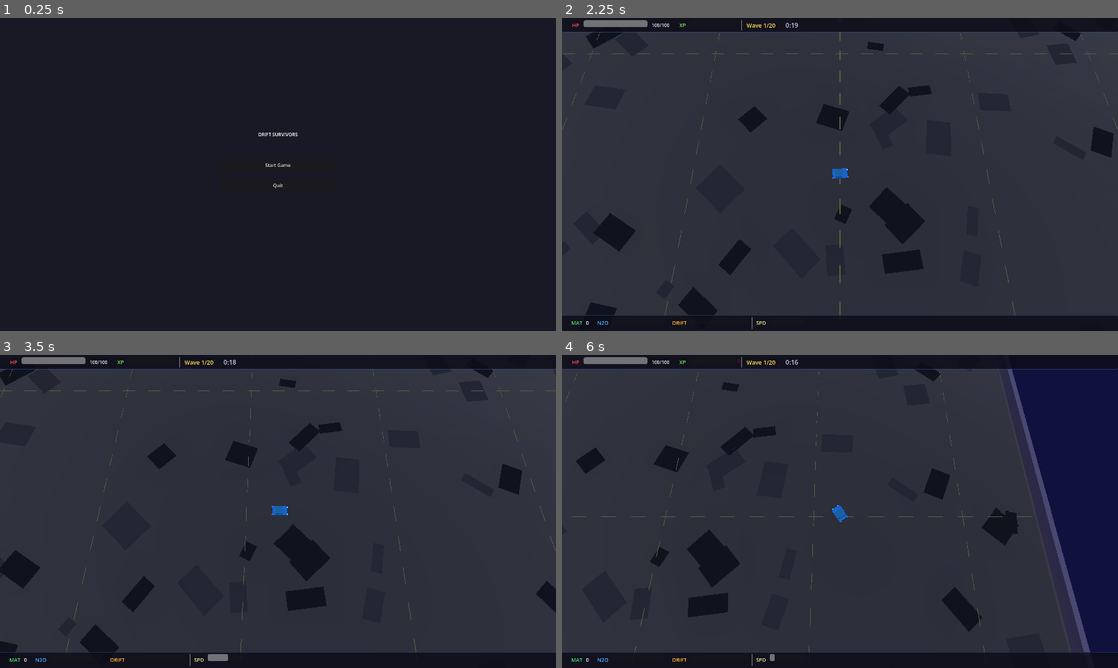
Above: before the commit, frames 1-4 (two rows, left to right).
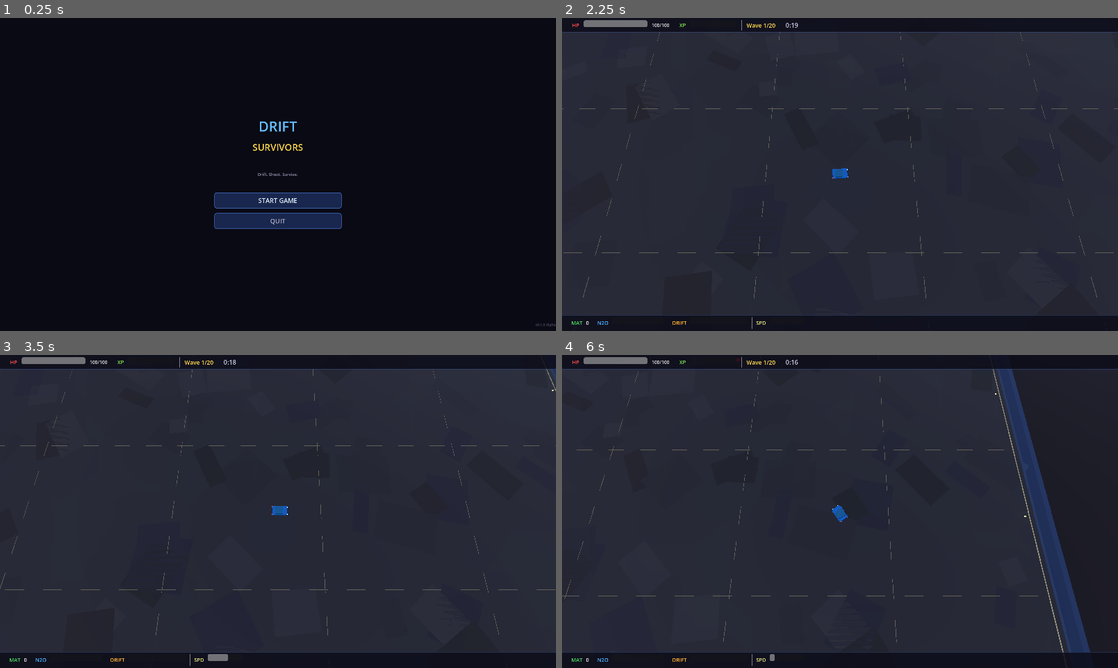
Above: after the commit, the same moments.

Repository: liuchangchangchang/drift-survivors
Game: Godot game, scene res://scenes/ui/main_menu.tscn
Two runs of this game, one before a commit and one after it. Both use one fixed random seed, a clock stepped at 60 frames per second and the inputs below.
Inputs (mouse positions are in pixels of both pictures, inside the frame that each line leads up to):
- Up to frame 1 (0.25 s): no input
- Up to frame 2 (2.25 s): click "Start Game" (after the commit: "START GAME") at 0.5 s; click "Rookie Racer" at 1.25 s; click "Auto Pistol" at 2 s
- Up to frame 3 (3.5 s): tap Enter at 2.75 s; move the mouse to (400, 495) at 2.77 s; hold D (move_right) from 2.78 s (still down); hold Shift (drift) from 2.78 s (still down); click (400, 495) at 2.92 s
- Up to frame 4 (6 s): release D (move_right) at 3.5 s; release Shift (drift) at 3.5 s; drag from (728, 527) to (812, 574) at 3.52 s; move the mouse to (895, 442) at 4.27 s; hold D (move_right) 4.28-5 s; tap Alt at 4.35 s; drag from (812, 574) to (673, 464) at 5.02 s; move the mouse to (1006, 558) at 5.77 s; hold A (move_left) from 5.78 s (still down); hold Shift (drift) from 5.78 s (still down)

The runs differ from the first frame. In frame 1, 2.7% of the frame differs, in the area x 38-100%, y 33-99%; in frame 2, 2.6%; in frame 3, 2.6%; in frame 4, 5.7%, in the area x 0-98%, y 1-96%.

Commit message:
feat: major visual overhaul for scene and UI
Scene environment:
- 3-light setup: warm key + cool fill + purple rim light
- Distance fog (subtle blue-purple haze)
- Stronger glow post-processing

Ground:
- 120 random asphalt patches (4 color tones) for texture variation
- Outer void plane extends 3x beyond arena (dark abyss)
- Solid white edge border lines inside walls
- Dashed lane markings every 30 units

Arena decorations:
- 4 glowing blue pylons at corners with point lights
- Orange ground lights along all edges (every 30 units)
- Walls glow blue (emissive barrier effect)

Enemy visuals:
- Sphere body with metallic material
- Two emissive white eyes for character
- Elite/boss enemies get glowing torus ring at base

Loot drops:
- Rotated diamond crystal shape (emissive green, metallic)
- OmniLight3D glow aura
- Floating bob + spin animation

Main menu redesign:
- Dark blue background panel
- Split title: "DRIFT" (blue) + "SURVIVORS" (gold)
- Tagline: "Drift. Shoot. Survive."
- Styled buttons with blue border, hover glow effect
- Version label

HUD (no structural change, already styled)

Co-Authored-By: Claude Opus 4.6 (1M context) <noreply@anthropic.com>

Diff:
--- a/scenes/ui/main_menu.tscn
+++ b/scenes/ui/main_menu.tscn
@@ -1,6 +1,41 @@
-[gd_scene load_steps=2 format=3 uid="uid://placeholder_main_menu"]
+[gd_scene load_steps=5 format=3 uid="uid://placeholder_main_menu"]
 
 [ext_resource type="Script" path="res://src/ui/main_menu_ui.gd" id="1"]
+
+[sub_resource type="StyleBoxFlat" id="bg_style"]
+bg_color = Color(0.04, 0.04, 0.08, 1)
+
+[sub_resource type="StyleBoxFlat" id="btn_normal"]
+bg_color = Color(0.1, 0.15, 0.3, 1)
+border_width_left = 2
+border_width_top = 2
+border_width_right = 2
+border_width_bottom = 2
+border_color = Color(0.3, 0.5, 0.9, 0.8)
+corner_radius_top_left = 8
+corner_radius_top_right = 8
+corner_radius_bottom_right = 8
+corner_radius_bottom_left = 8
+content_margin_left = 20.0
+content_margin_top = 12.0
+content_margin_right = 20.0
+content_margin_bottom = 12.0
+
+[sub_resource type="StyleBoxFlat" id="btn_hover"]
+bg_color = Color(0.15, 0.25, 0.5, 1)
+border_width_left = 2
+border_width_top = 2
+border_width_right = 2
+border_width_bottom = 2
+border_color = Color(0.4, 0.7, 1.0, 1)
+corner_radius_top_left = 8
+corner_radius_top_right = 8
+corner_radius_bottom_right = 8
+corner_radius_bottom_left = 8
+content_margin_left = 20.0
+content_margin_top = 12.0
+content_margin_right = 20.0
+content_margin_bottom = 12.0
 
 [node name="MainMenu" type="Control"]
 layout_mode = 3
@@ -11,12 +46,12 @@
 grow_vertical = 2
 script = ExtResource("1")
 
-[node name="ColorRect" type="ColorRect" parent="."]
+[node name="BG" type="PanelContainer" parent="."]
 layout_mode = 1
 anchors_preset = 15
 anchor_right = 1.0
 anchor_bottom = 1.0
-color = Color(0.1, 0.1, 0.15, 1)
+theme_override_styles/panel = SubResource("bg_style")
 
 [node name="VBoxContainer" type="VBoxContainer" parent="."]
 layout_mode = 1
@@ -25,29 +60,73 @@
 anchor_top = 0.5
 anchor_right = 0.5
 anchor_bottom = 0.5
-offset_left = -200.0
-offset_top = -150.0
-offset_right = 200.0
-offset_bottom = 150.0
+offset_left = -220.0
+offset_top = -200.0
+offset_right = 220.0
+offset_bottom = 200.0
 grow_horizontal = 2
 grow_vertical = 2
-theme_override_constants/separation = 20
+theme_override_constants/separation = 16
 
 [node name="Title" type="Label" parent="VBoxContainer"]
 layout_mode = 2
-text = "DRIFT SURVIVORS"
+theme_override_colors/font_color = Color(0.4, 0.75, 1.0, 1)
+theme_override_font_sizes/font_size = 48
+text = "DRIFT"
+horizontal_alignment = 1
+
+[node name="Subtitle" type="Label" parent="VBoxContainer"]
+layout_mode = 2
+theme_override_colors/font_color = Color(1, 0.85, 0.3, 1)
+theme_override_font_sizes/font_size = 32
+text = "SURVIVORS"
 horizontal_alignment = 1
 
 [node name="Spacer" type="Control" parent="VBoxContainer"]
 layout_mode = 2
 custom_minimum_size = Vector2(0, 30)
 
+[node name="Tagline" type="Label" parent="VBoxContainer"]
+layout_mode = 2
+theme_override_colors/font_color = Color(0.6, 0.6, 0.7, 1)
+theme_override_font_sizes/font_size = 14
+text = "Drift. Shoot. Survive."
+horizontal_alignment = 1
+
+[node name="Spacer2" type="Control" parent="VBoxContainer"]
+layout_mode = 2
+custom_minimum_size = Vector2(0, 20)
+
 [node name="StartButton" type="Button" parent="VBoxContainer"]
 layout_mode = 2
-custom_minimum_size = Vector2(0, 50)
-text = "Start Game"
+custom_minimum_size = Vector2(0, 55)
+theme_override_colors/font_color = Color(0.9, 0.95, 1.0, 1)
+theme_override_colors/font_hover_color = Color(1, 1, 1, 1)
+theme_override_font_sizes/font_size = 22
+theme_override_styles/normal = SubResource("btn_normal")
+theme_override_styles/hover = SubResource("btn_hover")
+text = "START GAME"
 
 [node name="QuitButton" type="Button" parent="VBoxContainer"]
 layout_mode = 2
-custom_minimum_size = Vector2(0, 50)
-text = "Quit"
+custom_minimum_size = Vector2(0, 55)
+theme_override_colors/font_color = Color(0.7, 0.7, 0.8, 1)
+theme_override_colors/font_hover_color = Color(1, 0.6, 0.6, 1)
+theme_override_font_sizes/font_size = 22
+theme_override_styles/normal = SubResource("btn_normal")
+theme_override_styles/hover = SubResource("btn_hover")
+text = "QUIT"
+
+[node name="Version" type="Label" parent="."]
+layout_mode = 1
+anchors_preset = 3
+anchor_left = 1.0
+anchor_top = 1.0
+anchor_right = 1.0
+anchor_bottom = 1.0
+offset_left = -150.0
+offset_top = -30.0
+theme_override_colors/font_color = Color(0.3, 0.3, 0.4, 1)
+theme_override_font_sizes/font_size = 12
+text = "v0.1.0 Alpha"
+horizontal_alignment = 2
--- a/src/enemies/enemy_spawner.gd
+++ b/src/enemies/enemy_spawner.gd
@@ -23,16 +23,56 @@
 	shape.radius = radius
 	collision.shape = shape
 	enemy.add_child(collision)
-	# Visual: sphere mesh
-	var visual := MeshInstance3D.new()
-	var mesh := SphereMesh.new()
-	mesh.radius = radius
-	mesh.height = radius * 2
-	visual.mesh = mesh
+	# Visual: body + eyes + glow ring
+	var vis_root := Node3D.new()
+	vis_root.name = "EnemyVisual"
+	# Main body
+	var body := MeshInstance3D.new()
+	var body_mesh := SphereMesh.new()
+	body_mesh.radius = radius
+	body_mesh.height = radius * 1.6
+	body.mesh = body_mesh
+	body.position = Vector3(0, radius * 0.8, 0)
+	var body_color := _get_color_for_type(data.type)
 	var mat := StandardMaterial3D.new()
-	mat.albedo_color = _get_color_for_type(data.type)
-	visual.material_override = mat
-	enemy.add_child(visual)
+	mat.albedo_color = body_color
+	mat.metallic = 0.3
+	mat.roughness = 0.6
+	body.material_override = mat
+	vis_root.add_child(body)
+	# Eyes (two small white spheres)
+	var eye_mat := StandardMaterial3D.new()
+	eye_mat.albedo_color = Color(1, 1, 1)
+	eye_mat.emission_enabled = true
+	eye_mat.emission = Color(1, 1, 0.8)
+	eye_mat.emission_energy_multiplier = 2.0
+	for eye_x in [-radius * 0.35, radius * 0.35]:
+		var eye := MeshInstance3D.new()
+		var eye_mesh := SphereMesh.new()
+		eye_mesh.radius = radius * 0.15
+		eye_mesh.height = radius * 0.3
+		eye.mesh = eye_mesh
+		eye.position = Vector3(eye_x, radius * 1.0, -radius * 0.7)
+		eye.material_override = eye_mat
+		vis_root.add_child(eye)
+	# Glow ring at base (for elites/bosses)
+	if data.type != "regular":
+		var ring := MeshInstance3D.new()
+		var ring_mesh := TorusMesh.new()
+		ring_mesh.inner_radius = radius * 0.8
+		ring_mesh.outer_radius = radius * 1.1
+		ring.mesh = ring_mesh
+		ring.position = Vector3(0, 0.05, 0)
+		var ring_mat := StandardMaterial3D.new()
+		ring_mat.albedo_color = body_color
+		ring_mat.emission_enabled = true
+		ring_mat.emission = body_color
+		ring_mat.emission_energy_multiplier = 3.0
+		ring_mat.transparency = BaseMaterial3D.TRANSPARENCY_ALPHA
+		ring_mat.albedo_color.a = 0.6
+		ring.material_override = ring_mat
+		vis_root.add_child(ring)
+	enemy.add_child(vis_root)
 	enemy.add_to_group("enemies")
 	add_child(enemy)
 	var spawn_pos := _get_spawn_position()
--- a/src/game/game_arena.gd
+++ b/src/game/game_arena.gd
@@ -35,94 +35,194 @@
 	_start_first_wave()
 
 func _create_environment() -> void:
-	# Main directional light
+	# Main directional light (warm sunset tone)
 	var light := DirectionalLight3D.new()
 	light.rotation_degrees = Vector3(-55, -35, 0)
-	light.light_energy = 1.0
-	light.light_color = Color(1.0, 0.95, 0.9)
+	light.light_energy = 0.9
+	light.light_color = Color(1.0, 0.92, 0.85)
 	light.shadow_enabled = true
-	light.shadow_blur = 1.5
+	light.shadow_blur = 2.0
 	add_child(light)
-	# Fill light (softer, opposite direction)
+	# Cool fill light
 	var fill := DirectionalLight3D.new()
 	fill.rotation_degrees = Vector3(-30, 145, 0)
-	fill.light_energy = 0.3
-	fill.light_color = Color(0.7, 0.8, 1.0)
+	fill.light_energy = 0.35
+	fill.light_color = Color(0.6, 0.75, 1.0)
 	fill.shadow_enabled = false
 	add_child(fill)
+	# Rim light (from below-behind for depth)
+	var rim := DirectionalLight3D.new()
+	rim.rotation_degrees = Vector3(20, 90, 0)
+	rim.light_energy = 0.15
+	rim.light_color = Color(0.8, 0.6, 1.0)
+	rim.shadow_enabled = false
+	add_child(rim)
 	# World environment
 	var env_node := WorldEnvironment.new()
 	var environment := Environment.new()
 	environment.background_mode = Environment.BG_COLOR
-	environment.background_color = Color(0.02, 0.02, 0.06)
-	environment.ambient_light_color = Color(0.25, 0.3, 0.4)
-	environment.ambient_light_energy = 0.5
+	environment.background_color = Color(0.01, 0.01, 0.04)
+	environment.ambient_light_color = Color(0.2, 0.25, 0.35)
+	environment.ambient_light_energy = 0.4
 	environment.glow_enabled = true
-	environment.glow_intensity = 0.4
-	environment.glow_bloom = 0.1
+	environment.glow_intensity = 0.6
+	environment.glow_bloom = 0.15
+	environment.glow_strength = 1.2
+	environment.fog_enabled = true
+	environment.fog_light_color = Color(0.05, 0.05, 0.12)
+	environment.fog_density = 0.003
 	env_node.environment = environment
 	add_child(env_node)
 
 func _create_ground() -> void:
-	# Ground plane - dark asphalt look
+	var center := ARENA_SIZE / 2.0
+
+	# Main ground - dark asphalt
 	var ground := MeshInstance3D.new()
 	var plane_mesh := PlaneMesh.new()
 	plane_mesh.size = Vector2(ARENA_SIZE, ARENA_SIZE)
 	ground.mesh = plane_mesh
-	ground.position = Vector3(ARENA_SIZE / 2, 0, ARENA_SIZE / 2)
-	var mat := StandardMaterial3D.new()
-	mat.albedo_color = Color(0.12, 0.13, 0.16)
-	mat.roughness = 0.95
-	mat.metallic = 0.0
-	ground.material_override = mat
+	ground.position = Vector3(center, 0, center)
+	var ground_mat := StandardMaterial3D.new()
+	ground_mat.albedo_color = Color(0.11, 0.12, 0.15)
+	ground_mat.roughness = 0.95
+	ground.material_override = ground_mat
 	add_child(ground)
-	# Road lane markings (dashed center lines)
-	var lane_mat := StandardMaterial3D.new()
-	lane_mat.albedo_color = Color(0.35, 0.35, 0.25)
-	lane_mat.shading_mode = BaseMaterial3D.SHADING_MODE_UNSHADED
-	# Horizontal lanes every 30 units
-	for lane_z in range(15, int(ARENA_SIZE), 30):
-		for dash_x in range(2, int(ARENA_SIZE) - 2, 6):
-			var dash := MeshInstance3D.new()
-			var dash_mesh := BoxMesh.new()
-			dash_mesh.size = Vector3(3.0, 0.01, 0.12)
-			dash.mesh = dash_mesh
-			dash.position = Vector3(dash_x + 1.5, 0.008, lane_z)
-			dash.material_override = lane_mat
-			add_child(dash)
-	# Vertical lanes every 30 units
-	for lane_x in range(15, int(ARENA_SIZE), 30):
-		for dash_z in range(2, int(ARENA_SIZE) - 2, 6):
-			var dash := MeshInstance3D.new()
-			var dash_mesh := BoxMesh.new()
-			dash_mesh.size = Vector3(0.12, 0.01, 3.0)
-			dash.mesh = dash_mesh
-			dash.position = Vector3(lane_x, 0.008, dash_z + 1.5)
-			dash.material_override = lane_mat
-			add_child(dash)
-	# Ground detail patches (random subtle color variation)
-	var patch_mat_dark := StandardMaterial3D.new()
-	patch_mat_dark.albedo_color = Color(0.09, 0.10, 0.13)
-	patch_mat_dark.shading_mode = BaseMaterial3D.SHADING_MODE_UNSHADED
-	var patch_mat_light := StandardMaterial3D.new()
-	patch_mat_light.albedo_color = Color(0.15, 0.16, 0.20)
-	patch_mat_light.shading_mode = BaseMaterial3D.SHADING_MODE_UNSHADED
+
+	# Outer void plane (extends beyond arena, darker)
+	var void_plane := MeshInstance3D.new()
+	var void_mesh := PlaneMesh.new()
+	void_mesh.size = Vector2(ARENA_SIZE * 3, ARENA_SIZE * 3)
+	void_plane.mesh = void_mesh
+	void_plane.position = Vector3(center, -0.05, center)
+	var void_mat := StandardMaterial3D.new()
+	void_mat.albedo_color = Color(0.03, 0.03, 0.06)
+	void_mat.roughness = 1.0
+	void_plane.material_override = void_mat
+	add_child(void_plane)
+
 	var rng := RandomNumberGenerator.new()
 	rng.seed = 42
-	for _i in 80:
+
+	# --- Asphalt texture patches (color variation) ---
+	var patch_colors := [
+		Color(0.08, 0.09, 0.11),
+		Color(0.10, 0.11, 0.14),
+		Color(0.13, 0.14, 0.17),
+		Color(0.09, 0.10, 0.15),
+	]
+	var patch_mats: Array[StandardMaterial3D] = []
+	for c in patch_colors:
+		var pm := StandardMaterial3D.new()
+		pm.albedo_color = c
+		pm.roughness = 0.95
+		patch_mats.append(pm)
+	for _i in 120:
 		var patch := MeshInstance3D.new()
-		var pmesh := BoxMesh.new()
-		var sz := rng.randf_range(2.0, 8.0)
-		pmesh.size = Vector3(sz, 0.005, rng.randf_range(2.0, 8.0))
+		var pmesh := QuadMesh.new()
+		pmesh.size = Vector2(rng.randf_range(3.0, 12.0), rng.randf_range(3.0, 12.0))
+		pmesh.orientation = PlaneMesh.FACE_Y
 		patch.mesh = pmesh
 		patch.position = Vector3(
-			rng.randf_range(5, ARENA_SIZE - 5),
-			0.003,
-			rng.randf_range(5, ARENA_SIZE - 5)
-		)
+			rng.randf_range(2, ARENA_SIZE - 2),
+			0.002 + rng.randf_range(0, 0.003),
+			rng.randf_range(2, ARENA_SIZE - 2))
 		patch.rotation.y = rng.randf_range(0, TAU)
-		patch.material_override = patch_mat_dark if rng.randf() > 0.5 else patch_mat_light
+		patch.material_override = patch_mats[rng.randi() % patch_mats.size()]
 		add_child(patch)
+
+	# --- Road lane dashes (white, every 30 units) ---
+	var lane_mat := StandardMaterial3D.new()
+	lane_mat.albedo_color = Color(0.4, 0.4, 0.35)
+	lane_mat.shading_mode = BaseMaterial3D.SHADING_MODE_UNSHADED
+	for lane_i in range(30, int(ARENA_SIZE), 30):
+		for d in range(3, int(ARENA_SIZE) - 3, 7):
+			# Horizontal dashes
+			var dh := MeshInstance3D.new()
+			var dhm := BoxMesh.new()
+			dhm.size = Vector3(3.5, 0.008, 0.1)
+			dh.mesh = dhm
+			dh.position = Vector3(d + 1.75, 0.006, lane_i)
+			dh.material_override = lane_mat
+			add_child(dh)
+			# Vertical dashes
+			var dv := MeshInstance3D.new()
+			var dvm := BoxMesh.new()
+			dvm.size = Vector3(0.1, 0.008, 3.5)
+			dv.mesh = dvm
+			dv.position = Vector3(lane_i, 0.006, d + 1.75)
+			dv.material_override = lane_mat
+			add_child(dv)
+
+	# --- Edge line (solid white border inside walls) ---
+	var edge_mat := StandardMaterial3D.new()
+	edge_mat.albedo_color = Color(0.6, 0.6, 0.5)
+	edge_mat.shading_mode = BaseMaterial3D.SHADING_MODE_UNSHADED
+	var edge_w := 0.2
+	var edge_inset := 1.5
+	# North
+	_add_ground_stripe(Vector3(center, 0.007, edge_inset), Vector3(ARENA_SIZE - 4, 0.008, edge_w), edge_mat)
+	# South
+	_add_ground_stripe(Vector3(center, 0.007, ARENA_SIZE - edge_inset), Vector3(ARENA_SIZE - 4, 0.008, edge_w), edge_mat)
+	# West
+	_add_ground_stripe(Vector3(edge_inset, 0.007, center), Vector3(edge_w, 0.008, ARENA_SIZE - 4), edge_mat)
+	# East
+	_add_ground_stripe(Vector3(ARENA_SIZE - edge_inset, 0.007, center), Vector3(edge_w, 0.008, ARENA_SIZE - 4), edge_mat)
+
+	# --- Decorative corner markers (glowing pylons) ---
+	var pylon_mat := StandardMaterial3D.new()
+	pylon_mat.albedo_color = Color(0.2, 0.5, 1.0)
+	pylon_mat.emission_enabled = true
+	pylon_mat.emission = Color(0.2, 0.5, 1.0)
+	pylon_mat.emission_energy_multiplier = 2.0
+	var corners := [
+		Vector3(4, 0, 4), Vector3(ARENA_SIZE - 4, 0, 4),
+		Vector3(4, 0, ARENA_SIZE - 4), Vector3(ARENA_SIZE - 4, 0, ARENA_SIZE - 4),
+	]
+	for cpos in corners:
+		var pylon := MeshInstance3D.new()
+		var pcyl := CylinderMesh.new()
+		pcyl.top_radius = 0.3
+		pcyl.bottom_radius = 0.4
+		pcyl.height = 2.5
+		pylon.mesh = pcyl
+		pylon.position = cpos + Vector3(0, 1.25, 0)
+		pylon.material_override = pylon_mat
+		add_child(pylon)
+		# Point light on pylon
+		var plight := OmniLight3D.new()
+		plight.light_color = Color(0.3, 0.6, 1.0)
+		plight.light_energy = 1.5
+		plight.omni_range = 8.0
+		plight.position = cpos + Vector3(0, 2.8, 0)
+		add_child(plight)
+
+	# --- Scattered ground lights along edges ---
+	var glight_mat := StandardMaterial3D.new()
+	glight_mat.albedo_color = Color(1.0, 0.7, 0.3)
+	glight_mat.emission_enabled = true
+	glight_mat.emission = Color(1.0, 0.6, 0.2)
+	glight_mat.emission_energy_multiplier = 2.5
+	for li in range(15, int(ARENA_SIZE), 30):
+		for edge_pos in [Vector3(li, 0.15, 2.5), Vector3(li, 0.15, ARENA_SIZE - 2.5),
+						 Vector3(2.5, 0.15, li), Vector3(ARENA_SIZE - 2.5, 0.15, li)]:
+			var gl := MeshInstance3D.new()
+			var gl_mesh := SphereMesh.new()
+			gl_mesh.radius = 0.15
+			gl_mesh.height = 0.3
+			gl.mesh = gl_mesh
+			gl.position = edge_pos
+			gl.material_override = glight_mat
+			add_child(gl)
+
+func _add_ground_stripe(pos: Vector3, size: Vector3, mat: StandardMaterial3D) -> void:
+	var stripe := MeshInstance3D.new()
+	var smesh := BoxMesh.new()
+	smesh.size = size
+	stripe.mesh = smesh
+	stripe.position = pos
+	stripe.material_override = mat
+	add_child(stripe)
 
 func _setup_systems() -> void:
 	economy = EconomyManager.new()
@@ -554,13 +654,17 @@
 	collision.shape = shape
 	collision.position = pos
 	parent.add_child(collision)
+	# Glowing barrier wall
 	var wall_mesh := MeshInstance3D.new()
 	var box := BoxMesh.new()
 	box.size = size
 	wall_mesh.mesh = box
 	wall_mesh.position = pos
 	var mat := StandardMaterial3D.new()
-	mat.albedo_color = Color(0.4, 0.4, 0.5, 0.5)
+	mat.albedo_color = Color(0.15, 0.25, 0.5, 0.3)
 	mat.transparency = BaseMaterial3D.TRANSPARENCY_ALPHA
+	mat.emission_enabled = true
+	mat.emission = Color(0.1, 0.3, 0.7)
+	mat.emission_energy_multiplier = 0.8
 	wall_mesh.material_override = mat
 	parent.add_child(wall_mesh)
--- a/src/loot/loot_drop.gd
+++ b/src/loot/loot_drop.gd
@@ -15,12 +15,21 @@
 	var scatter := Vector3(randf_range(-1, 1), 0, randf_range(-1, 1)).normalized()
 	_velocity = scatter * randf_range(2.5, 7.5)
 
+var _time: float = 0.0
+
 func _physics_process(delta: float) -> void:
 	if is_collected:
 		return
+	# Scatter movement
 	if _velocity.length() > 0.05:
 		global_position += _velocity * delta
 		_velocity = _velocity.lerp(Vector3.ZERO, _friction * delta)
+	# Floating bob + spin animation
+	_time += delta
+	var vis := get_node_or_null("LootVisual")
+	if vis:
+		vis.position.y = 0.4 + sin(_time * 3.0) * 0.15
+		vis.rotation.y += delta * 2.5
 
 func collect() -> void:
 	if is_collected:
--- a/src/loot/loot_spawner.gd
+++ b/src/loot/loot_spawner.gd
@@ -25,18 +25,33 @@
 	shape.radius = 0.5
 	collision.shape = shape
 	drop.add_child(collision)
-	# Visual: small green box
-	var visual := MeshInstance3D.new()
-	var mesh := BoxMesh.new()
-	mesh.size = Vector3(0.4, 0.4, 0.4)
-	visual.mesh = mesh
+	# Visual: glowing diamond crystal
+	var vis_root := Node3D.new()
+	vis_root.name = "LootVisual"
+	# Diamond shape (rotated box)
+	var crystal := MeshInstance3D.new()
+	var crystal_mesh := BoxMesh.new()
+	crystal_mesh.size = Vector3(0.3, 0.5, 0.3)
+	crystal.mesh = crystal_mesh
+	crystal.rotation_degrees = Vector3(0, 45, 0)
+	crystal.position = Vector3(0, 0.4, 0)
 	var mat := StandardMaterial3D.new()
-	mat.albedo_color = Color(0.2, 0.9, 0.3)
+	mat.albedo_color = Color(0.1, 0.95, 0.4)
 	mat.emission_enabled = true
-	mat.emission = Color(0.2, 0.9, 0.3)
-	mat.emission_energy_multiplier = 1.5
-	visual.material_override = mat
-	drop.add_child(visual)
+	mat.emission = Color(0.1, 0.95, 0.4)
+	mat.emission_energy_multiplier = 3.0
+	mat.metallic = 0.8
+	mat.roughness = 0.1
+	crystal.material_override = mat
+	vis_root.add_child(crystal)
+	# Point light for glow
+	var glow := OmniLight3D.new()
+	glow.light_color = Color(0.2, 1.0, 0.4)
+	glow.light_energy = 0.5
+	glow.omni_range = 2.0
+	glow.position = Vector3(0, 0.5, 0)
+	vis_root.add_child(glow)
+	drop.add_child(vis_root)
 	drop.add_to_group("loot")
 	add_child(drop)
 	drop.setup(value, pos)
